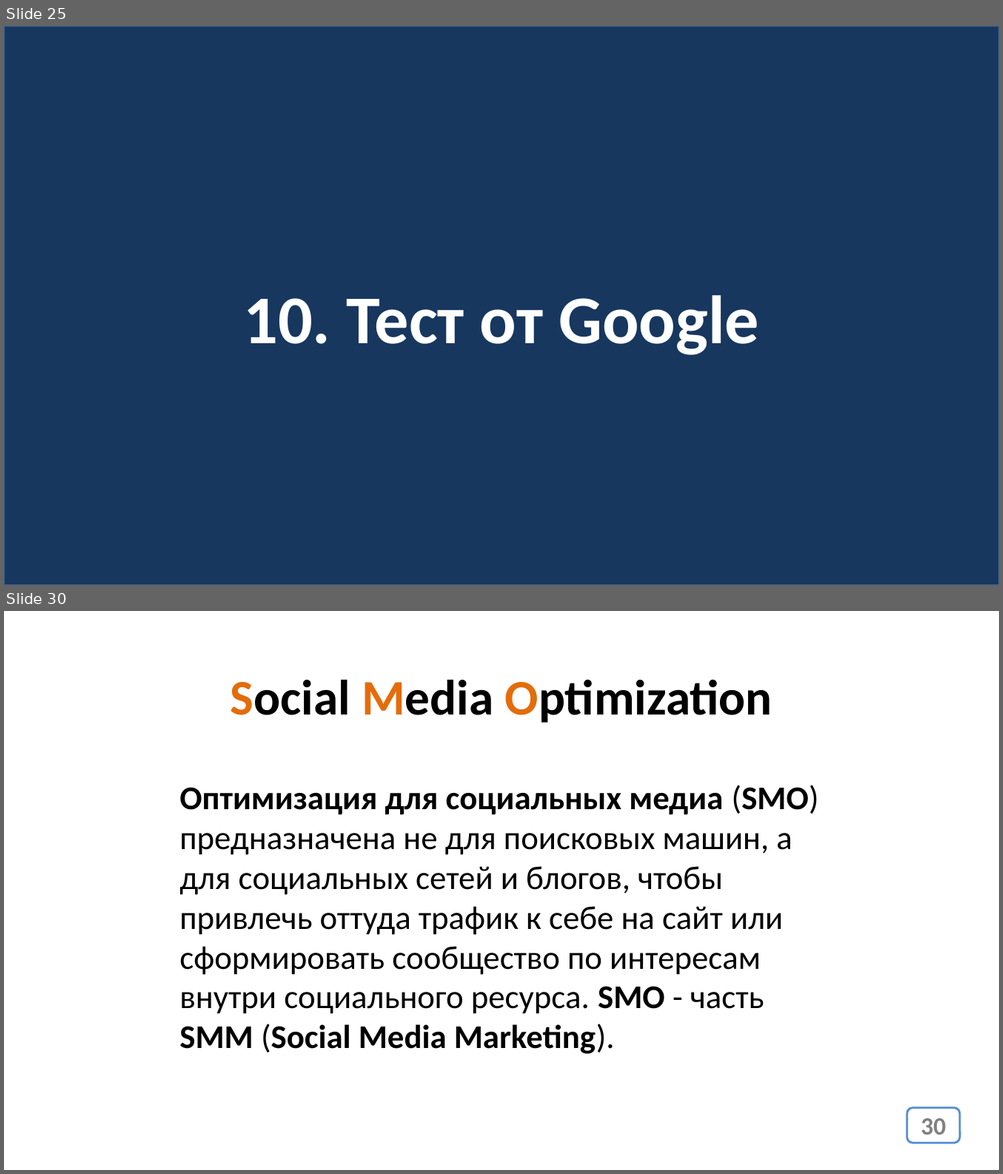
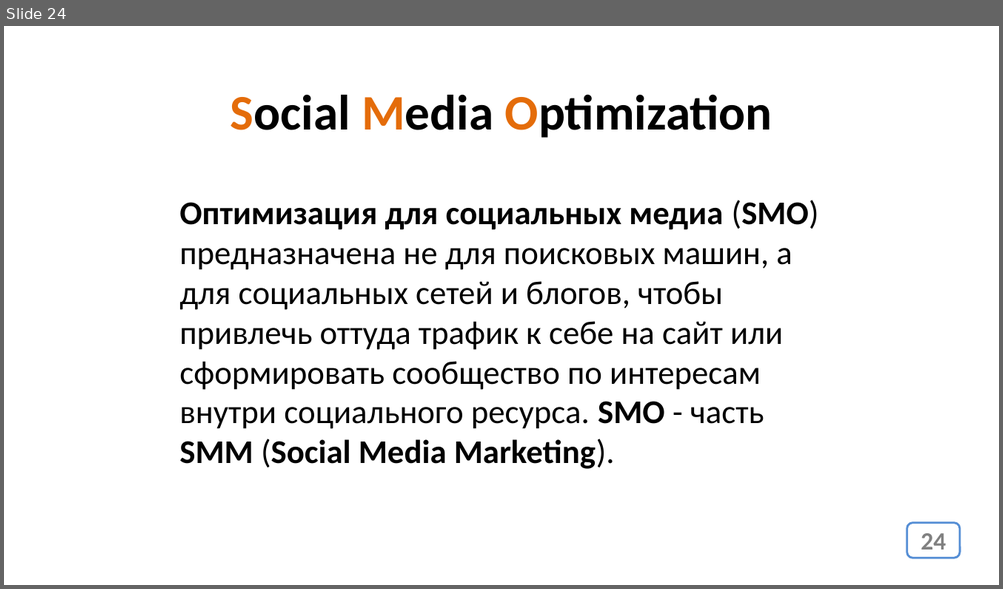
Before and after one commit to web38-ortdnipro/lesson14, a slide deck: lesson14.pptx. Shown one above the other, each under a label of ours: slides 25 and 30 before the commit, slide 24 after it; the slides between them are not shown. The pictures are 1003x1174 and 1003x589 pixels, drawn with LibreOffice and Linux fonts; fonts in the diff are those of the drawing. Boxes give left, top, right and bottom in pixels: in the first picture for what was removed or moved away, otherwise in the second. Text is boxed around its words. In the diff, an @@ line names an element or a change of style, - is before the commit and + after.

```diff
--- a/lesson14.pptx
+++ b/lesson14.pptx
@@ slide 25 removed at bbox=[4, 26, 999, 585], background #FFFFFF @@
@@ rectangle removed at bbox=[4, 26, 999, 585] @@
@@ text removed at bbox=[243, 295, 759, 355] @@
-10. Тест от Google
@@ what was slide 30 is now slide 24 @@
@@ page number at bbox=[920, 534, 945, 550]: text changed @@
-30
+24
```
Also in this commit, not shown: 2 slides changed, 5 other slides removed, 1 other file.
